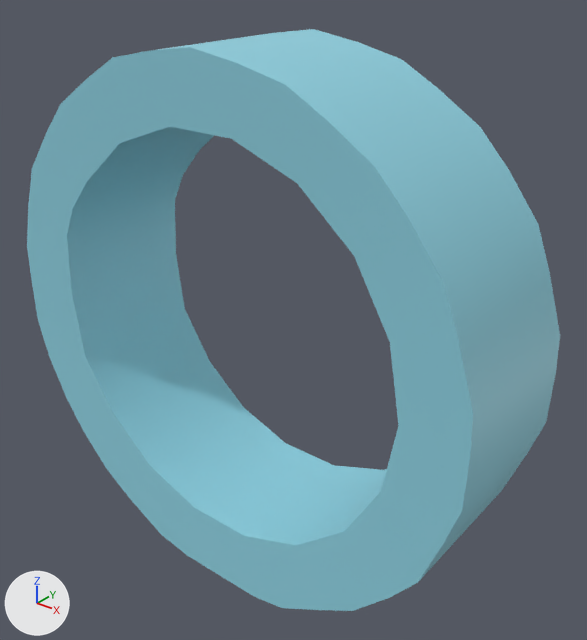
Two versions of the FBX model Assets/3D/Models/Props/alcantarilla/rejilla/rejilla/rejilla2.fbx, one commit apart.
Before and after are seen from a camera (50 mm lens) standing at (0.287, -0.288, 0.326) and looking at (0.008, 0.06, 0.11). Lighting does not change. The marker at lower left points along +X, +Y and +Z. The first picture is the older version. Where no turn or scale is listed for an object, it has been applied to the vertices.
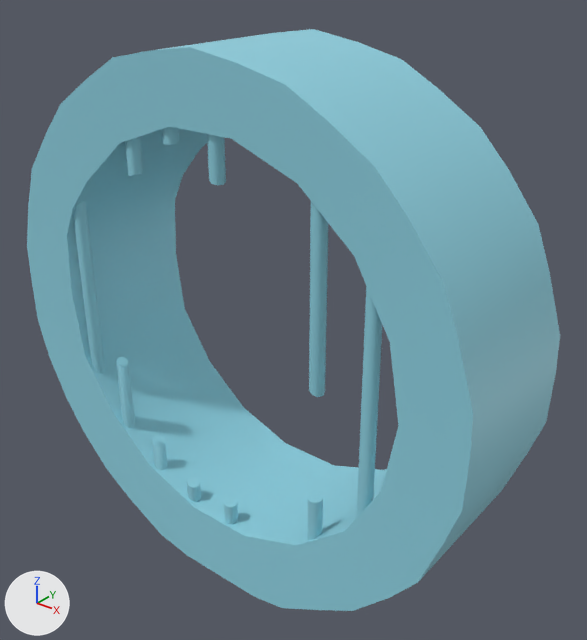
Where the change shows, as pixel boxes (x1, y1, x2, y2) in the pictures (587 x 640 px):
part 1 of me_mesh_001, added (cyan): after (74, 202, 105, 374)
part 2 of me_mesh_001, added (cyan): after (356, 286, 382, 518)
part 3 of me_mesh_001, added: after (117, 127, 328, 540)

What the commit changed:
me_mesh_001 is used by ob_cylinder012_001; location (-0.0052, -0.0007, 0.1096).
me_mesh_001 had 142 vertices, 280 faces and spanned x -0.167..0.164, y 0.0..0.097, z -0.166..0.164.
me_mesh_001 now has 342 vertices, 457 faces and spans x -0.167..0.164, y 0.0..0.097, z -0.166..0.164.
me_mesh_001 part 1: a new loose piece, an 8-sided cylinder along z spanning x -0.1187..-0.11, y 0.0037..0.0124, z -0.1096..0.1019, in mat_rejilla_001 (cyan #8fd2e2).
me_mesh_001 part 2: a new loose piece, an 8-sided cylinder along z spanning x 0.0999..0.1085, y 0.0037..0.0124, z -0.1096..0.1019, in mat_rejilla_001 (cyan #8fd2e2).
Part 3, on me_mesh_001:
168 vertices are added at x -0.092..0.076, y 0.004..0.012, z -0.128..0.123.
141 new faces join them.
